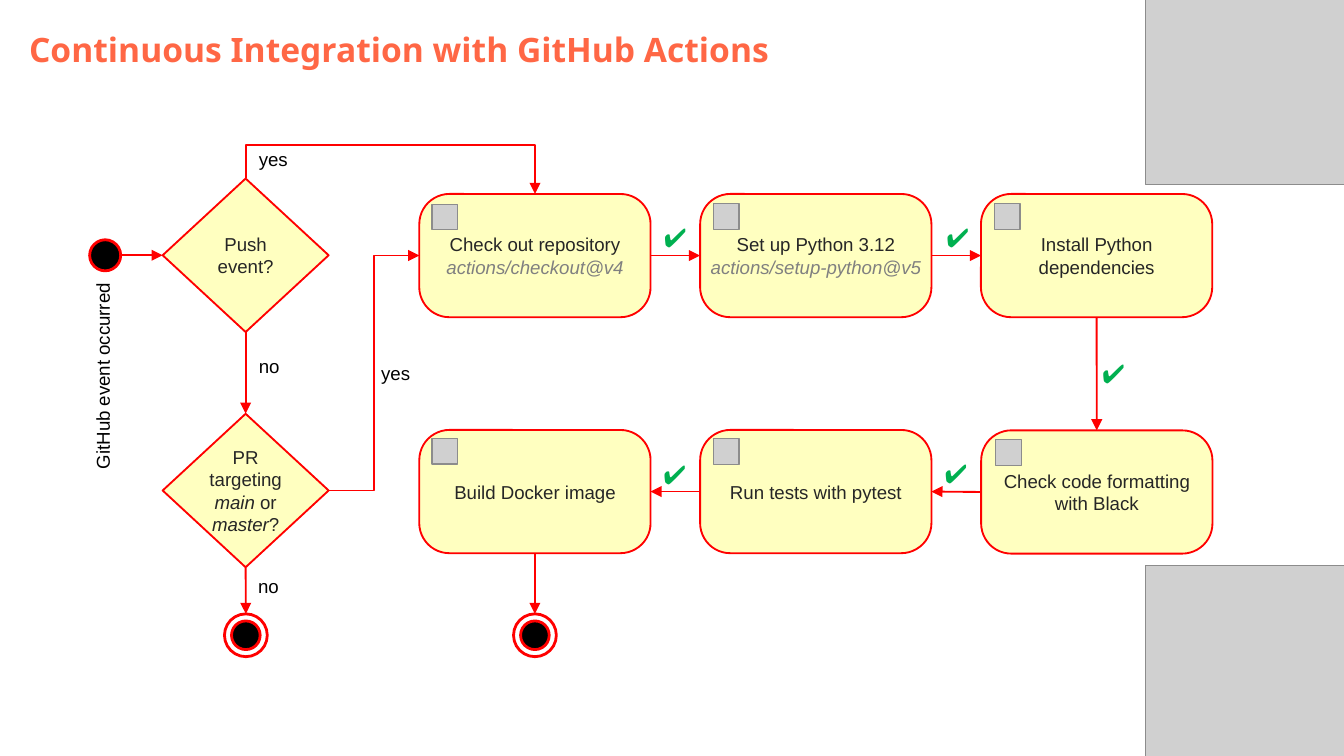
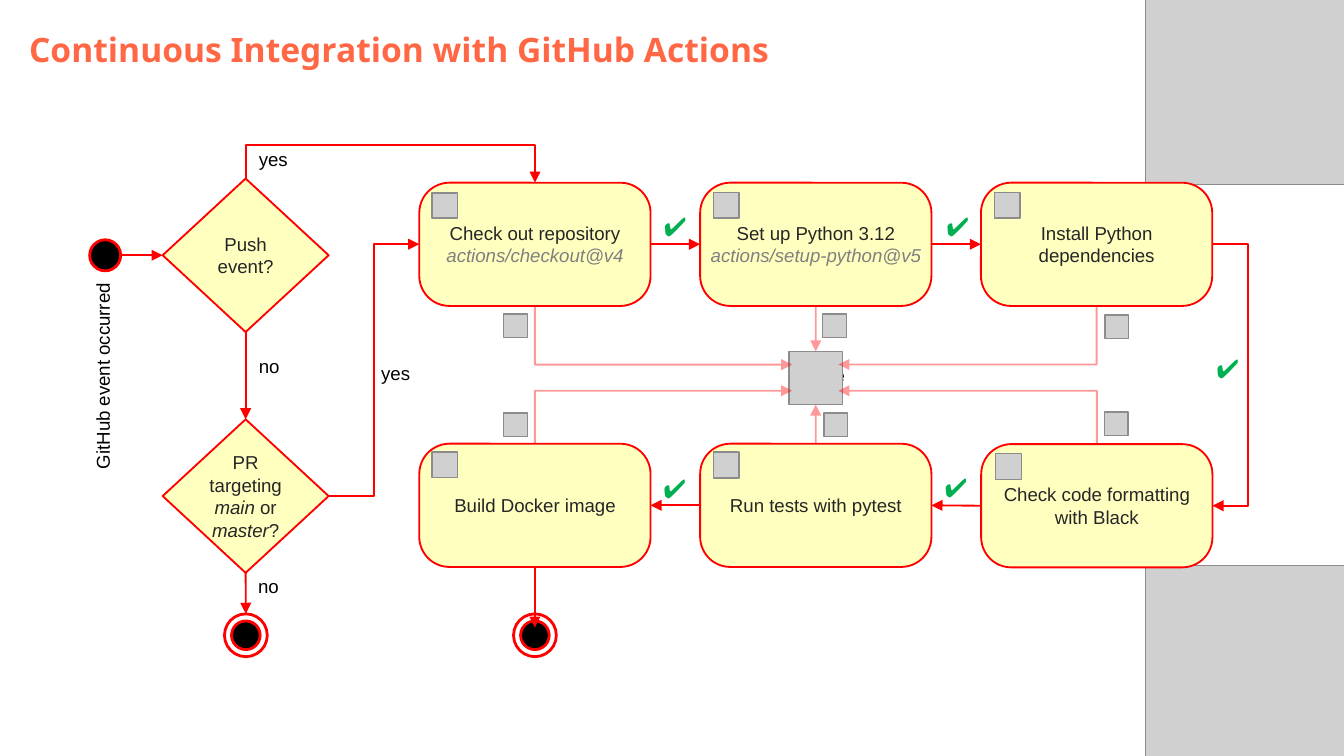
Before and after one commit to DataScientest-Studio/jun26bde-job-market, a slide deck: slide 10 of docs/defence/Defence.pptx (slide 12 before the commit). Drawn at 1344x756 pixels with LibreOffice and Linux fonts; fonts in the diff are those of the drawing; grey boxes stand for pictures; background and template pictures are left out. Boxes give left, top, right and bottom in pixels: in the first picture for what was removed or moved away, otherwise in the second. Text is boxed around its words. In the diff, an @@ line names an element or a change of style, - is before the commit and + after.

```diff
--- a/docs/defence/Defence.pptx
+++ b/docs/defence/Defence.pptx
@@ elbow arrow moved from (246, 179) - (535, 194) to (246, 179) - (535, 183) @@
@@ 3 pictures, 3 rounded rectangles, 2 arrows, 2 texts: place and size @@
-3 pictures, 3 rounded rectangles, 2 arrows, 2 texts at bbox=[419, 194, 1212, 317]
+3 pictures, 3 rounded rectangles, 2 arrows, 2 texts at bbox=[419, 183, 1212, 306]
@@ elbow arrow moved from (329, 491) - (419, 255) to (329, 496) - (419, 245) @@
@@ elbow arrow added from (1212, 245) to (1212, 505), #FF0000 1 pt @@
@@ picture added at bbox=[504, 314, 528, 339] @@
@@ elbow arrow added from (535, 306) to (793, 364), #FF0000 1 pt @@
@@ arrow added from (816, 306) to (816, 351), #FF0000 1 pt @@
@@ picture added at bbox=[823, 314, 847, 339] @@
@@ elbow arrow added from (1097, 306) to (839, 364), #FF0000 1 pt @@
@@ arrow removed from (1097, 317) to (1097, 430) @@
@@ picture added at bbox=[1105, 314, 1129, 339] @@
@@ arrow moved from (246, 332) - (246, 414) to (246, 332) - (246, 419) @@
@@ picture added at bbox=[789, 351, 843, 405] @@
@@ text "✔": place and size @@
-text "✔" at bbox=[1089, 351, 1145, 396]
+text "✔" at bbox=[1203, 347, 1259, 392]
@@ text added at bbox=[789, 367, 845, 386], 10 pt, text #000000, bold @@
+merge
@@ diamond "PR targeting": place and size @@
-diamond "PR targeting" at bbox=[163, 414, 328, 567]
+diamond "PR targeting" at bbox=[163, 419, 328, 573]
@@ picture added at bbox=[504, 413, 528, 437] @@
@@ elbow arrow added from (535, 444) to (793, 391), #FF0000 1 pt @@
@@ arrow added from (816, 444) to (816, 405), #FF0000 1 pt @@
@@ picture added at bbox=[824, 413, 848, 437] @@
@@ elbow arrow added from (1097, 444) to (839, 391), #FF0000 1 pt @@
@@ picture added at bbox=[1105, 413, 1129, 437] @@
@@ 3 pictures, 3 rounded rectangles, 3 arrows, 2 texts: place and size @@
-3 pictures, 3 rounded rectangles, 3 arrows, 2 texts at bbox=[419, 430, 1212, 614]
+3 pictures, 3 rounded rectangles, 3 arrows, 2 texts at bbox=[419, 444, 1212, 628]
@@ arrow moved from (246, 567) - (246, 614) to (246, 573) - (246, 614) @@
```
Also in this commit, not shown: 9 other slides changed, 6 slides added, 5 slides removed, 23 other files.
